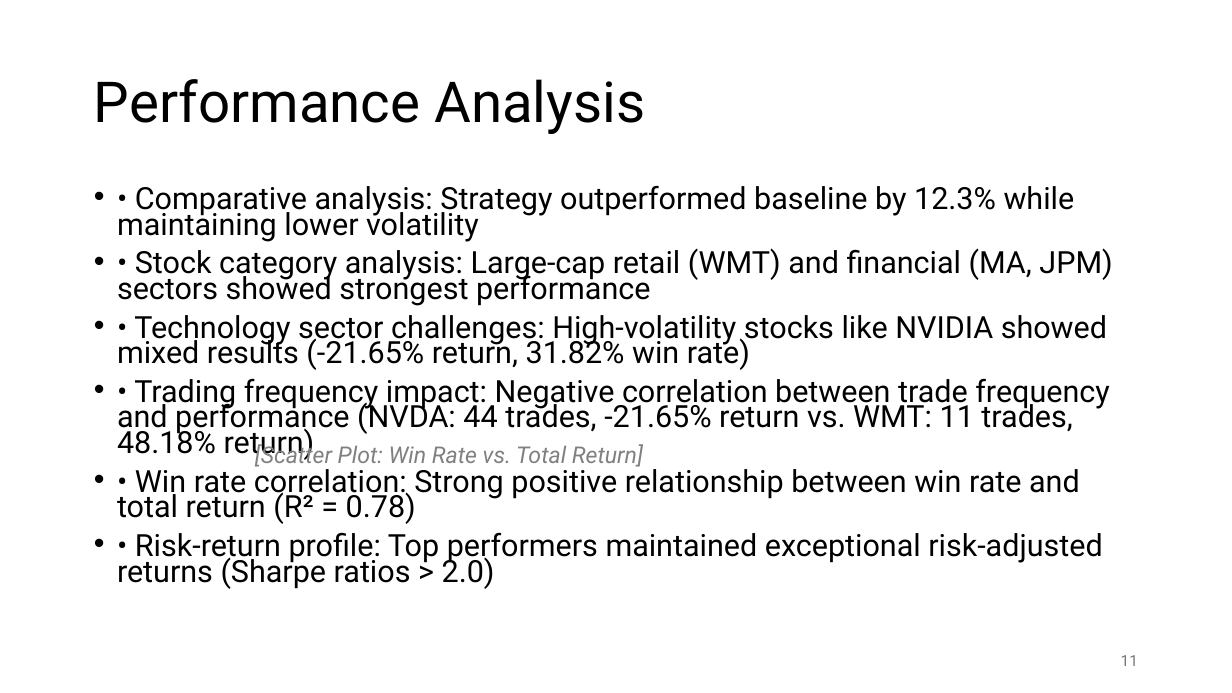
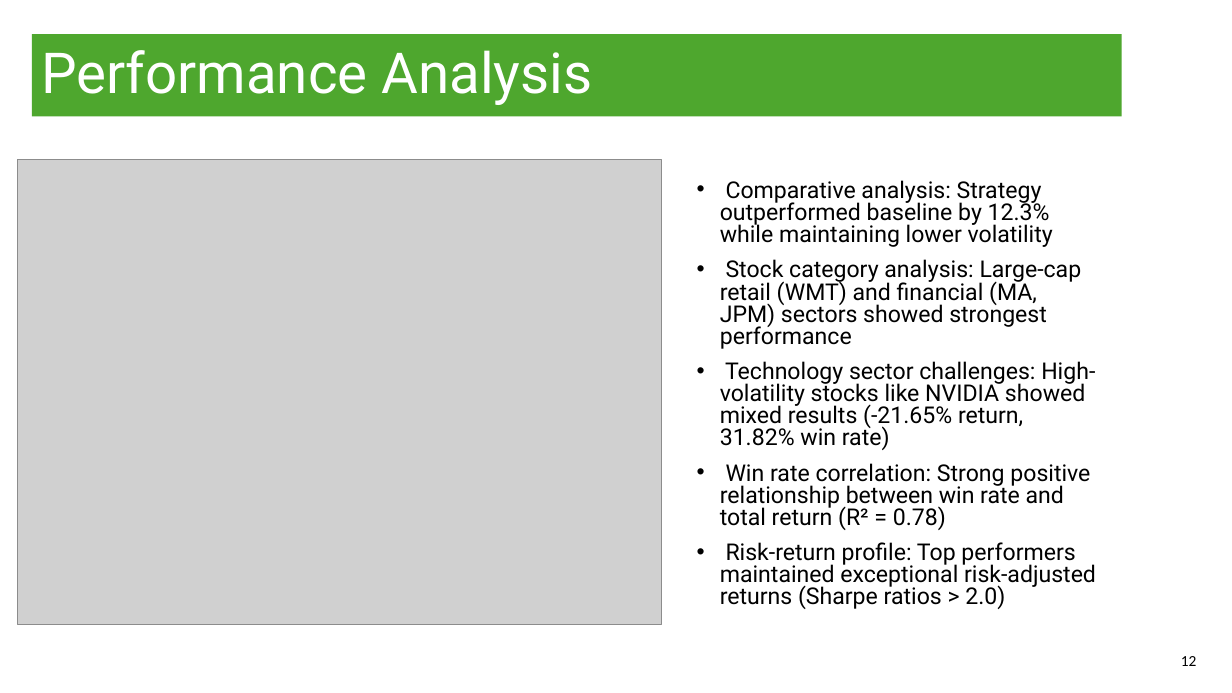
Before and after one commit to BiniamD/Class, a slide deck: slide 12 of SPRING -2025/ADTA 5900 - Advanced Data Analytics Capstone/Deep_Learning_Trading_Signal_Generation.pptx (slide 11 before the commit). Drawn at 1232x693 pixels with LibreOffice and Linux fonts; fonts in the diff are those of the drawing; grey boxes stand for pictures. Boxes give left, top, right and bottom in pixels: in the first picture for what was removed or moved away, otherwise in the second. Text is boxed around its words. In the diff, an @@ line names an element or a change of style, - is before the commit and + after.

```diff
--- a/SPRING -2025/ADTA 5900 - Advanced Data Analytics Capstone/Deep_Learning_Trading_Signal_Generation.pptx
+++ b/SPRING -2025/ADTA 5900 - Advanced Data Analytics Capstone/Deep_Learning_Trading_Signal_Generation.pptx
@@ rectangle added at <box>0,0,1154,693</box>, fill #FFFFFF @@
@@ title "Performance Analysis": place and size @@
-title "Performance Analysis" at <box>94,79,645,134</box>
+title "Performance Analysis" at <box>32,34,1122,116</box>
@@ title "Performance Analysis" at <box>32,34,1122,116</box>: text colour #000000 to #FFFFFF; fill none to #4EA72E @@
@@ picture added at <box>18,159,661,625</box> @@
@@ text "Comparative analysis: Strategy outperformed baseline ..." at <box>720,180,1096,609</box>: vertical alignment top to middle @@
@@ text at <box>720,180,1096,609</box>: text changed; size 23.8 to 18 pt @@
-• • Comparative analysis: Strategy outperformed baseline by 12.3% while maintaining lower volatility
-• • Stock category analysis: Large-cap retail (WMT) and financial (MA, JPM) sectors showed strongest performance
-• • Technology sector challenges: High-volatility stocks like NVIDIA showed mixed results (-21.65% return, 31.82% win rate)
-• • Trading frequency impact: Negative correlation between trade frequency and performance (NVDA: 44 trades, -21.65% return vs. WMT: 11 trades, 48.18% return)
-• • Win rate correlation: Strong positive relationship between win rate and total return (R² = 0.78)
-• • Risk-return profile: Top performers maintained exceptional risk-adjusted returns (Sharpe ratios > 2.0)
+• Comparative analysis: Strategy outperformed baseline by 12.3% while maintaining lower volatility
+• Stock category analysis: Large-cap retail (WMT) and financial (MA, JPM) sectors showed strongest performance
+• Technology sector challenges: High-volatility stocks like NVIDIA showed mixed results (-21.65% return, 31.82% win rate)
+• Win rate correlation: Strong positive relationship between win rate and total return (R² = 0.78)
+• Risk-return profile: Top performers maintained exceptional risk-adjusted returns (Sharpe ratios > 2.0)
@@ text removed at <box>255,443,643,467</box> @@
-[Scatter Plot: Win Rate vs. Total Return]
@@ page number at <box>1181,656,1197,666</box>: text changed; font Roboto to Calibri; text colour #797979 to #000000 @@
-11
+12
```
Also in this commit, not shown: 16 other slides changed, 1 slide added, 1 other file.
